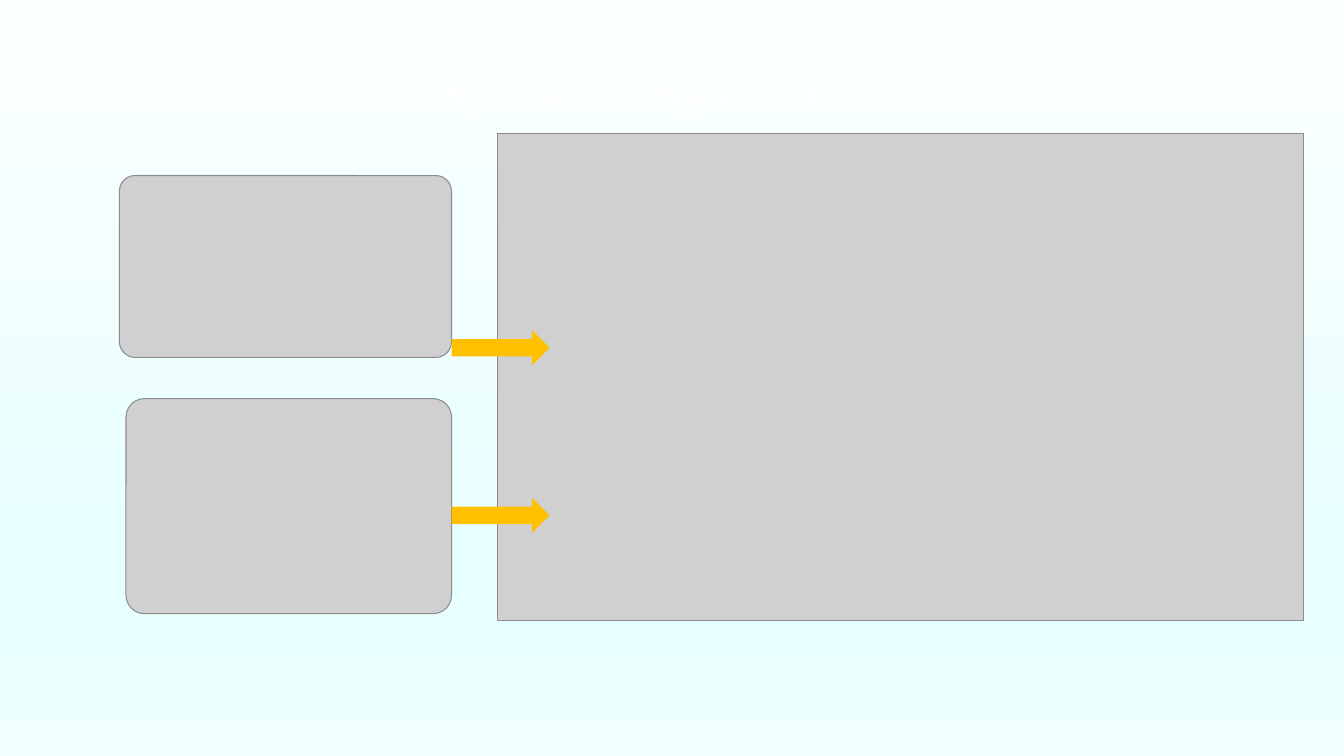
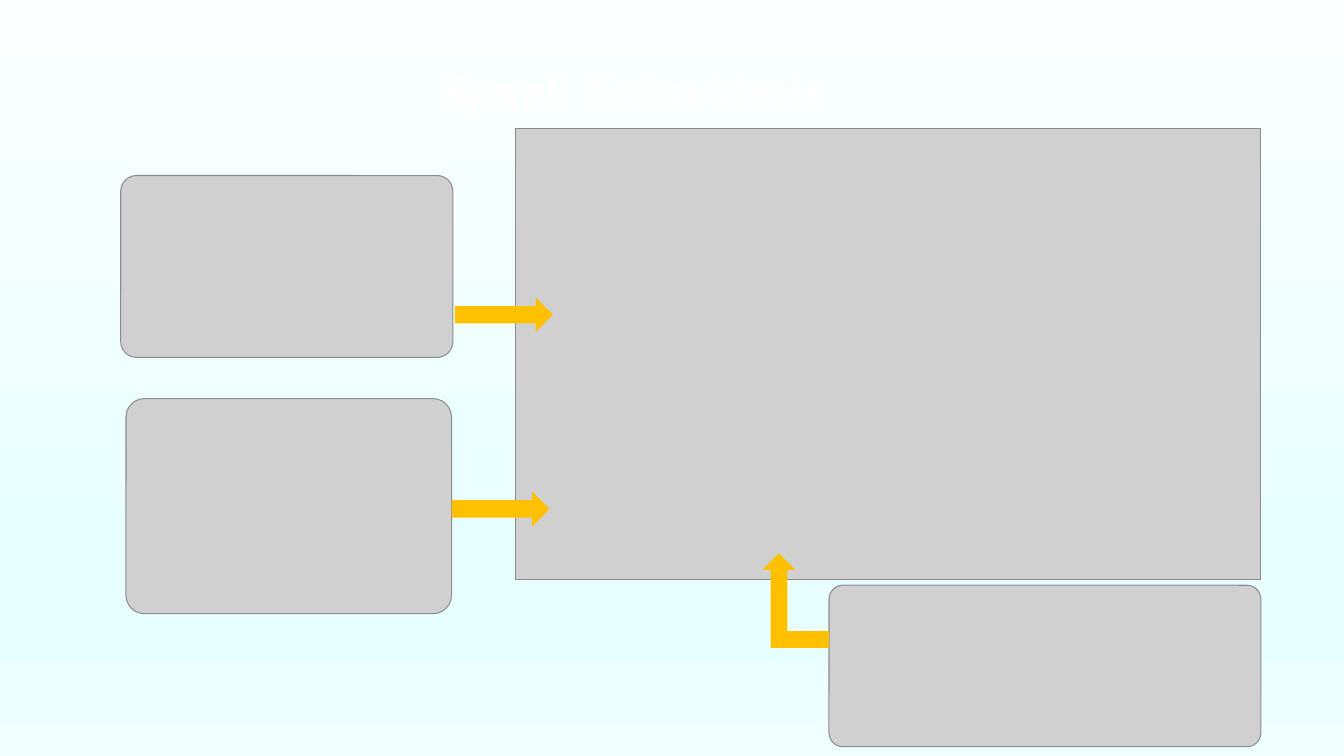
Before and after one commit to TZstatsADS/Fall2018-project5-sec1-grp5, a slide deck: slide 6 of doc/Project 5.pptx. Drawn at 1344x756 pixels with LibreOffice and Linux fonts; fonts in the diff are those of the drawing; grey boxes stand for pictures; background and template pictures are left out. Boxes give left, top, right and bottom in pixels: in the first picture for what was removed or moved away, otherwise in the second. Text is boxed around its words. In the diff, an @@ line names an element or a change of style, - is before the commit and + after.

```diff
--- a/doc/Project 5.pptx
+++ b/doc/Project 5.pptx
@@ picture: place and size @@
-picture at (498,133,1305,620)
+picture at (516,129,1261,580)
@@ right arrow: place and size @@
-right arrow at (452,331,549,366)
+right arrow at (455,297,553,333)
@@ right arrow: place and size @@
-right arrow at (452,498,549,533)
+right arrow at (452,492,549,527)
@@ bent up arrow added at (762,554,829,648), fill #FFC000 @@
@@ picture added at (829,586,1260,747) @@
```
Also in this commit, not shown: 1 slide added.
